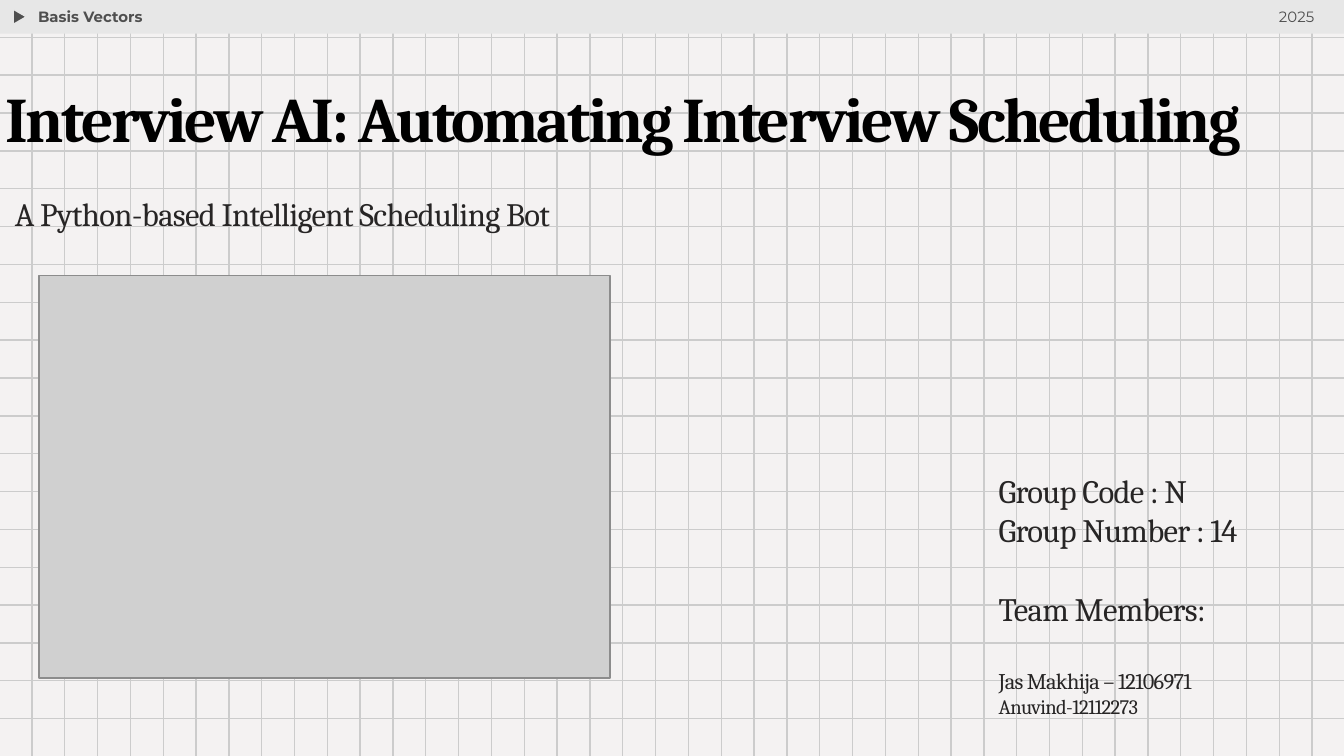
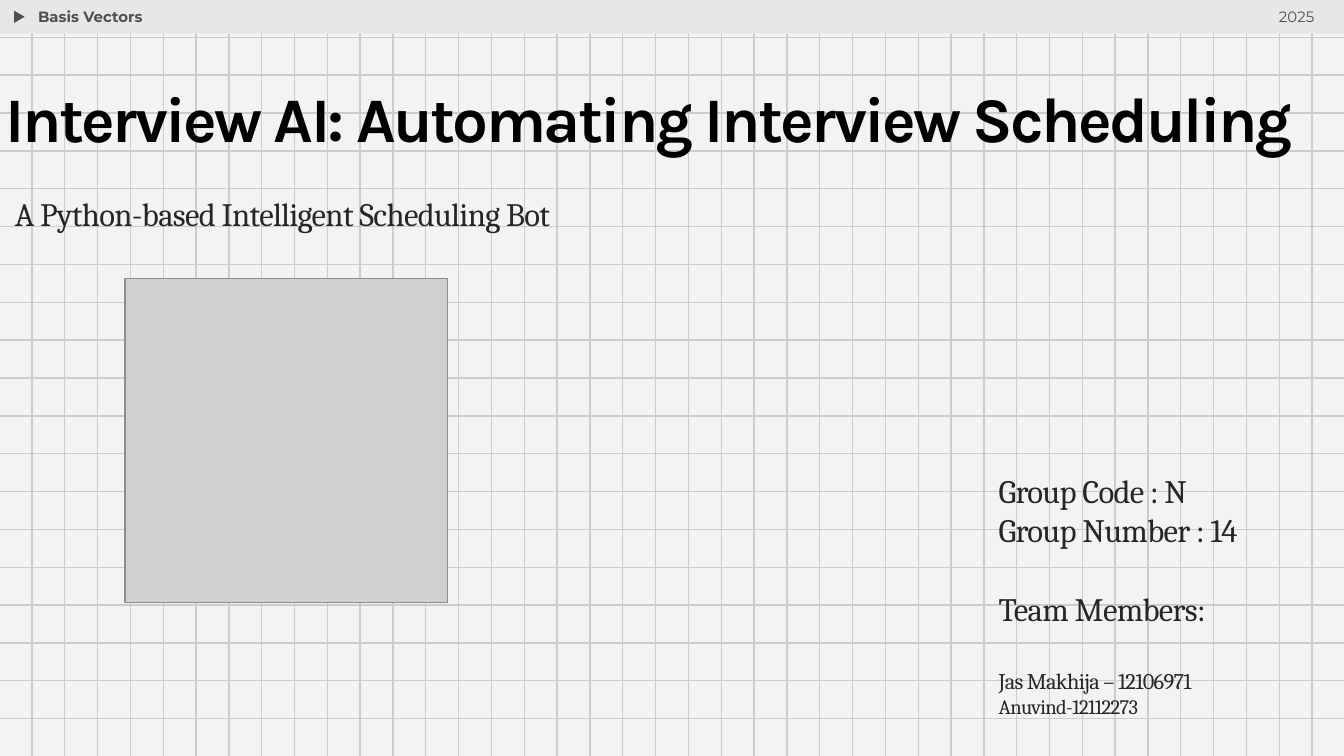
Before and after one commit to thisisjasmakhija/Interview-AI, a slide deck: slide 2 of hackathon.pptx. Drawn at 1344x756 pixels with LibreOffice and Linux fonts; fonts in the diff are those of the drawing; grey boxes stand for pictures. Boxes give left, top, right and bottom in pixels: in the first picture for what was removed or moved away, otherwise in the second. Text is boxed around its words. In the diff, an @@ line names an element or a change of style, - is before the commit and + after.

```diff
--- a/hackathon.pptx
+++ b/hackathon.pptx
@@ text "Interview AI: Automating Interview Scheduling" at box(5, 97, 1293, 158): font Cambria to Karla @@
@@ picture removed at box(39, 276, 610, 677) @@
@@ picture added at box(125, 278, 448, 602) @@
```
Also in this commit, not shown: 5 other slides changed, 1 slide added, 2 slides removed, 1 other file.
